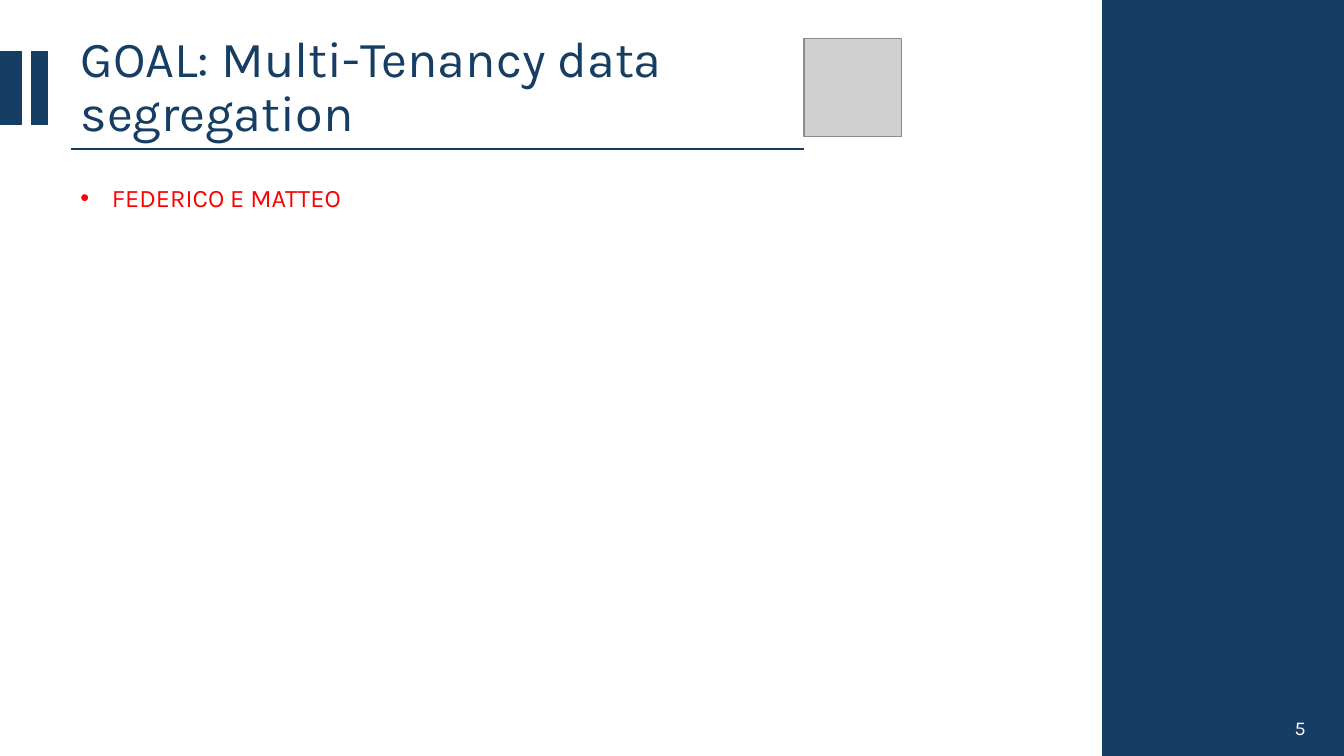
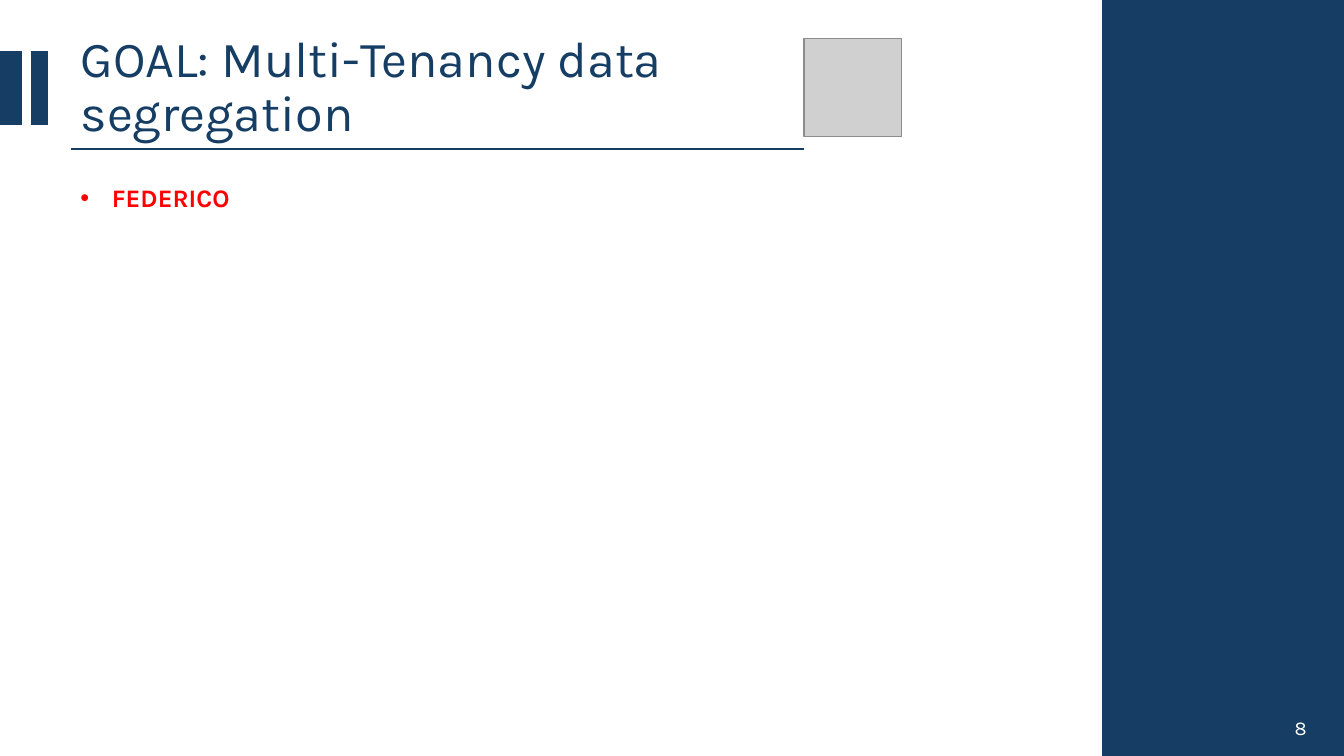
Before and after one commit to CSW-Teams/MS3-docs, a slide deck: slide 8 of ShiftsHappen/Sprint 3/CSW Sprint 3.pptx (slide 4 before the commit). Drawn at 1344x756 pixels with LibreOffice and Linux fonts; fonts in the diff are those of the drawing; grey boxes stand for pictures. Boxes give left, top, right and bottom in pixels: in the first picture for what was removed or moved away, otherwise in the second. Text is boxed around its words. In the diff, an @@ line names an element or a change of style, - is before the commit and + after.

Commit message:
Added some slides for data segregation in multi-tenancy

```diff
--- a/ShiftsHappen/Sprint 3/CSW Sprint 3.pptx
+++ b/ShiftsHappen/Sprint 3/CSW Sprint 3.pptx
@@ text at <box>112,190,230,208</box>: text changed; bold on @@
-• FEDERICO E MATTEO
+• FEDERICO
@@ text at <box>1295,722,1307,736</box>: text changed @@
-5
+8
```
Also in this commit, not shown: 4 slides added.
